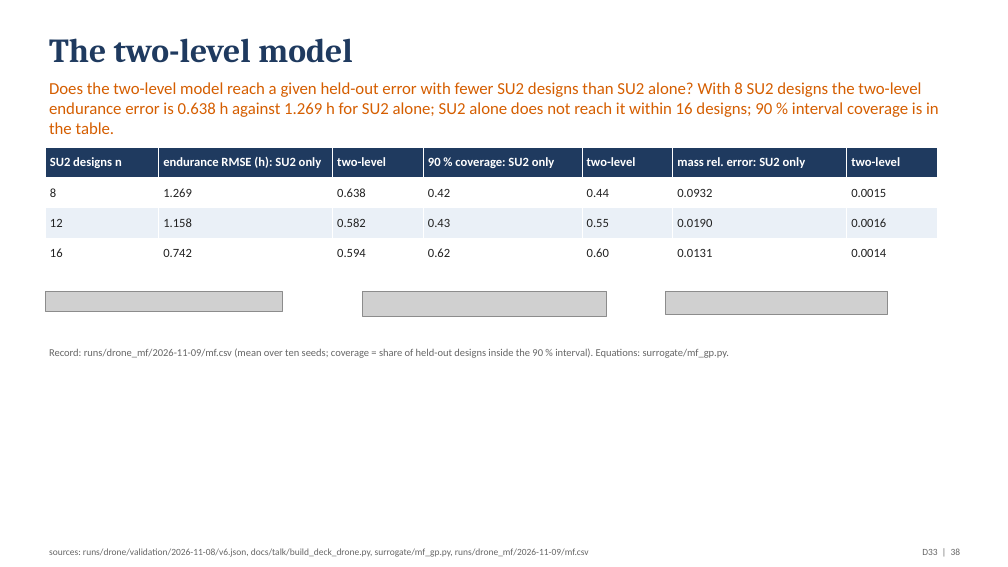
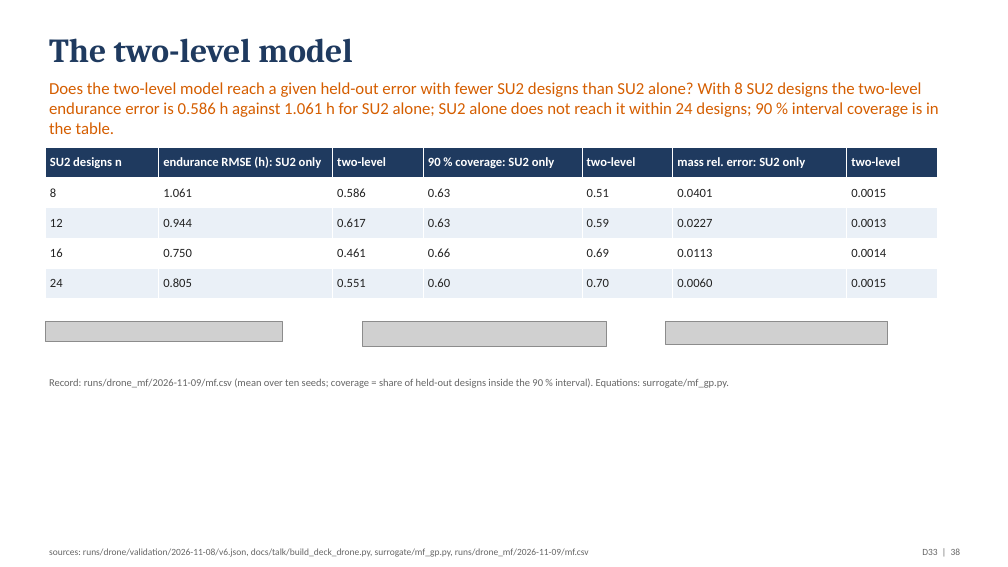
Before and after one commit to emarinhoss/ai-engineering, a slide deck: slide 38 of docs/talk/deck_drone.pptx. Drawn at 1008x567 pixels with LibreOffice and Linux fonts; fonts in the diff are those of the drawing; grey boxes stand for pictures. Boxes give left, top, right and bottom in pixels: in the first picture for what was removed or moved away, otherwise in the second. Text is boxed around its words. In the diff, an @@ line names an element or a change of style, - is before the commit and + after.

```diff
--- a/docs/talk/deck_drone.pptx
+++ b/docs/talk/deck_drone.pptx
@@ text at (49, 82, 939, 134): text changed @@
-Does the two-level model reach a given held-out error with fewer SU2 designs than SU2 alone? With 8 SU2 designs the two-level endurance error is 0.638 h against 1.269 h for SU2 alone; SU2 alone does not reach it within 16 designs; 90 % interval coverage is in the table.
+Does the two-level model reach a given held-out error with fewer SU2 designs than SU2 alone? With 8 SU2 designs the two-level endurance error is 0.586 h against 1.061 h for SU2 alone; SU2 alone does not reach it within 24 designs; 90 % interval coverage is in the table.
@@ table at (45, 147, 938, 299) @@
-row 2: 8 | 1.269 | 0.638 | 0.42 | 0.44 | 0.0932 | 0.0015
-row 3: 12 | 1.158 | 0.582 | 0.43 | 0.55 | 0.0190 | 0.0016
-row 4: 16 | 0.742 | 0.594 | 0.62 | 0.60 | 0.0131 | 0.0014
+row 2: 8 | 1.061 | 0.586 | 0.63 | 0.51 | 0.0401 | 0.0015
+row 3: 12 | 0.944 | 0.617 | 0.63 | 0.59 | 0.0227 | 0.0013
+row 4: 16 | 0.750 | 0.461 | 0.66 | 0.69 | 0.0113 | 0.0014
+row 5: 24 | 0.805 | 0.551 | 0.60 | 0.70 | 0.0060 | 0.0015
@@ 3 pictures, 1 text: place and size @@
-3 pictures, 1 text at (45, 291, 888, 358)
+3 pictures, 1 text at (45, 321, 888, 388)
```
Also in this commit, not shown: 10 other slides changed, 5 other files.
